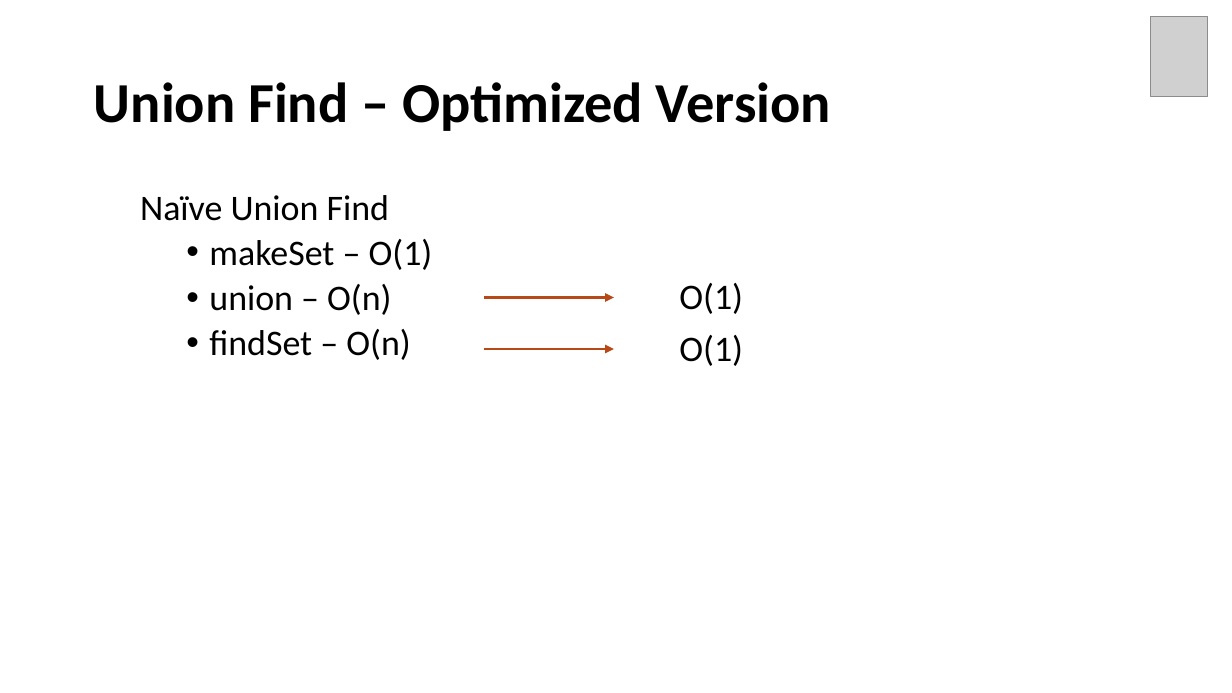
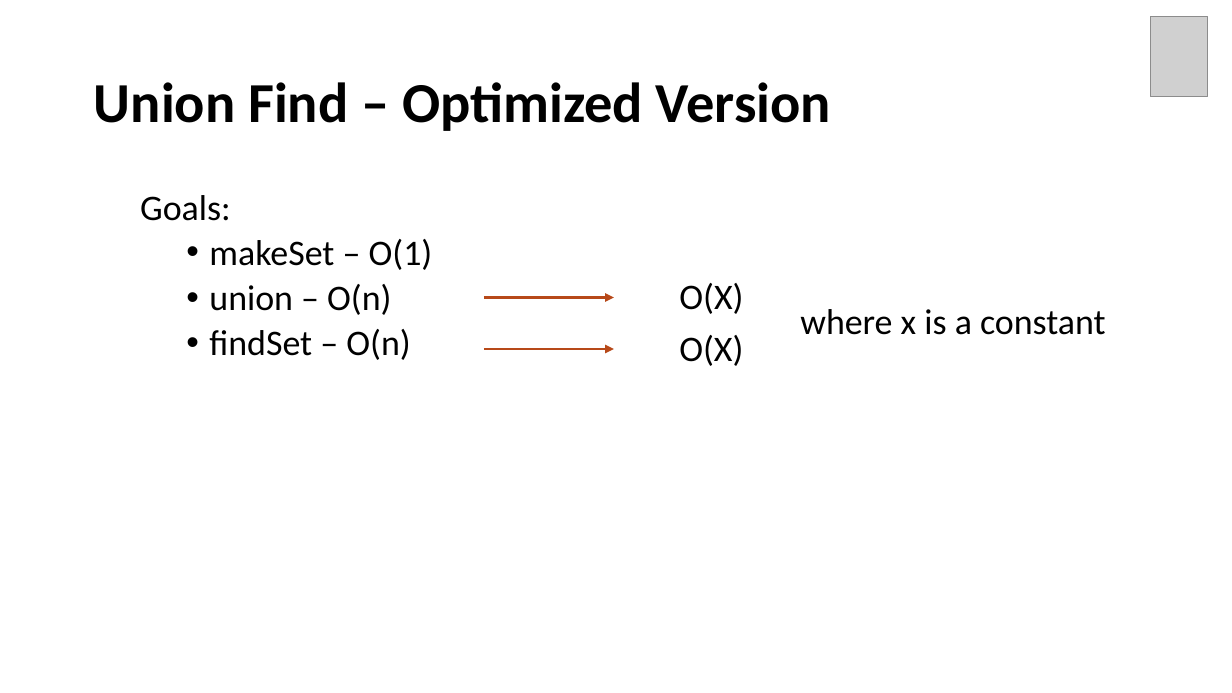
Before and after one commit to Neo-Hao/union-find, a slide deck: slide 48 of slides.pptx (slide 50 before the commit). Drawn at 1232x693 pixels with LibreOffice and Linux fonts; fonts in the diff are those of the drawing; grey boxes stand for pictures. Boxes give left, top, right and bottom in pixels: in the first picture for what was removed or moved away, otherwise in the second. Text is boxed around its words. In the diff, an @@ line names an element or a change of style, - is before the commit and + after.

Commit message:
updates on union find two versions

```diff
--- a/slides.pptx
+++ b/slides.pptx
@@ text at [140, 195, 231, 221]: text changed @@
-  Naïve Union Find
+  Goals:
@@ text at [679, 283, 743, 314]: text changed @@
-O(1)
+O(X)
@@ text added at [800, 309, 1106, 335], 28 pt, text #000000 @@
+where x is a constant
@@ text at [679, 335, 743, 366]: text changed @@
-O(1)
+O(X)
```
Also in this commit, not shown: 33 other slides changed, 6 slides added, 10 slides removed.
